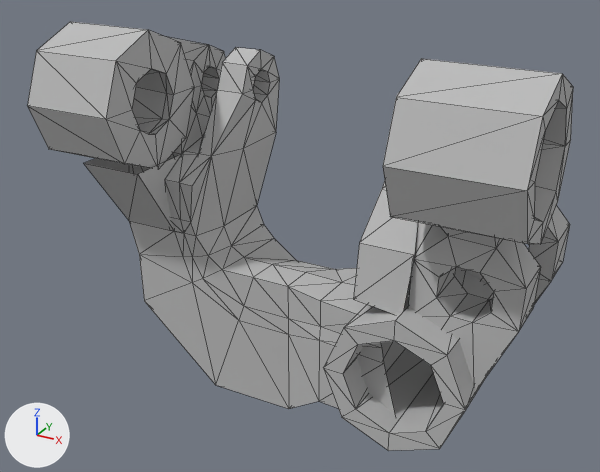
A saved change to the glTF model atlas/meshes/l_lglut.gltf.
Before and after are seen from a 50 mm lens placed at (0.1197, -0.1877, 0.0611), pointed at (0.008, 0.0154, -0.0404). Every picture has the same lights, and +X, +Y and +Z are marked at lower left. Mesh edges are drawn as thin lines.

The first picture shows 'Node'.
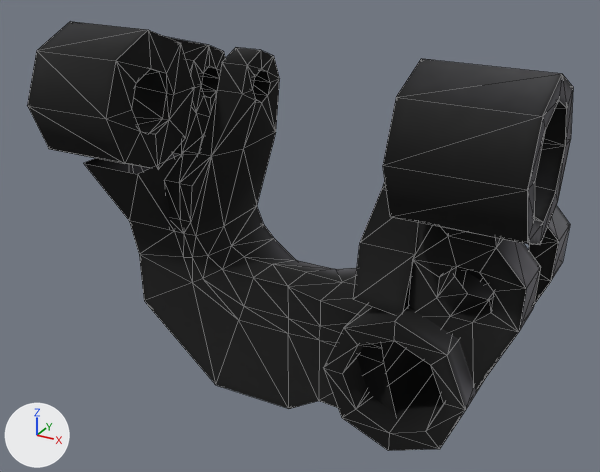
What differs and where, as boxes (x1, y1, x2, y2) in the pictures (600 x 472 px):
```json
{"part": 1, "of": "me_node_mesh", "change": "recoloured", "before": [27, 22, 573, 450], "after": [27, 22, 573, 450], "on screen": "grey to black"}
```

The change, as JSON lines over the scene's bpy script:
```json
{"op": "add", "block": "img_extremities_diffuse_unplugged_mit", "code": ["img_extremities_diffuse_unplugged_mit = load_image('extremities_diffuse_unplugged_mit', 'extremities_diffuse_unplugged_mit.png', 2048, 2048, 'sRGB')"]}
{"op": "add", "block": "mat_drc_extremities_diffuse_001", "code": ["mat_drc_extremities_diffuse_001 = principled_material('drc_extremities_diffuse.001')", "mat_drc_extremities_diffuse_001.texture = img_extremities_diffuse_unplugged_mit", "mat_drc_extremities_diffuse_001.roughness = 0.998"]}
{"block": "me_node_mesh", "where": "me_node_mesh.from_pydata(...)  # 446 vertices, 847 faces; spans x -0.0616..0.0823, y -0.0204..0.0558, z -0.0973..0.0202"}
{"block": "me_node_mesh", "where": "# used by ob_node; location = (0.0, 0.0, 0.0)"}
{"block": "me_node_mesh", "change": "me_node_mesh part 1: 847 faces spanning x -0.0616..0.0823, y -0.0204..0.0558, z -0.0973..0.0202 switch from mat_default (grey #bcbcbc) to mat_drc_extremities_diffuse_001 (picture img_extremities_diffuse_unplugged_mit)"}
```
